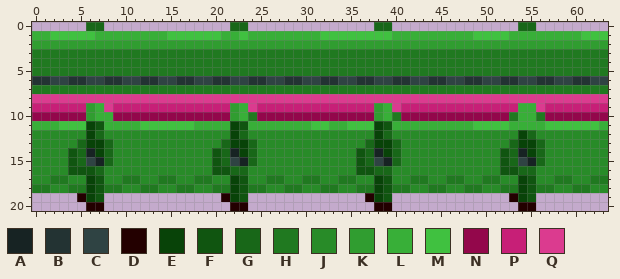
Pixel-art sprite -- resources/g2/track/looping/brake_horizontal.png. The picture above is the old version.
The file is 64x21 pixels.
Palette (. is transparent): A #172323  B #233333  C #2f4343  D #230000  E #084308  F #105510  G #186718  H #207920  J #288b28  K #309d30  L #38af38  M #40c140  N #93074b  P #c71f77  Q #db3b8f
Pixels before, first column x 0:
 0 ......GG..............GG..............GG..............GG........
 1 LLMMMMMLLLLLLLLMMMMMMLLMLLLLLLLLMMMMMMMMLLLLLLLLLMMMMLLLLLLLLMMM
 2 KKKKKKKKKKKKKKKKKKKKKKKKKKKKKKKKKKKKKKKKKKKKKKKKKKKKKKKKKKKKKKKK
 3 HHHHHHHHHHHHHHHHHHHHHHHHHHHHHHHHHHHHHHHHHHHHHHHHHHHHHHHHHHHHHHHH
 4 HHHHHHHHHHHHHHHHHHHHHHHHHHHHHHHHHHHHHHHHHHHHHHHHHHHHHHHHHHHHHHHH
 5 HHHHHHHHHHHHHHHHHHHHHHHHHHHHHHHHHHHHHHHHHHHHHHHHHHHHHHHHHHHHHHHH
 6 BBCCBBCCBBCCBBCCBBCCBBCCBBCCBBCCBBCCBBCCBBCCBBCCBBCCBBCCBBCCBBCC
 7 HHHHHHHHHHHHHHHHHHHHHHHHHHHHHHHHHHHHHHHHHHHHHHHHHHHHHHHHHHHHHHHH
 8 QQQQQQQQQQQQQQQQQQQQQQQQQQQQQQQQQQQQQQQQQQQQQQQQQQQQQQQQQQQQQQQQ
 9 PPPPPPKLQPPPPPPPPPPPPPKLQPPPPPPPPPPPPPKLQPPPPPPPPPPPPPLLQPPPPPPP
10 NNNNNNKLLNNNNNNNNNNNNNKLHNNNNNNNNNNNNNKLHNNNNNNNNNNNNHLLHNNNNNNN
11 LLLMMMEFLLLLMMMMMMLLLLEFLLLLLLLMMLLMMMEFLLLLLLLLLMMMMLLLLMMMMMML
12 JJJJJJEGJJJJJJJJJJJJJJEGJJJJJJJJJJJJJJEGJJJJJJJJJJJJJJEGJJJJJJJJ
13 JJJJJGEEGJJJJJJJJJJJJGEEGJJJJJJJJJJJJGEEGJJJJJJJJJJJJGEEGJJJJJJJ
14 JJJJFGAEGJJJJJJJJJJJFGAEGJJJJJJJJJJJFGAEGJJJJJJJJJJJFGAEGJJJJJJJ
15 JJJJFGCAGJJJJJJJJJJJFGCAGJJJJJJJJJJJFGCAGJJJJJJJJJJJFGCAGJJJJJJJ
16 JJJJFFFGJJJJJJJJJJJJFFGGJJJJJJJJJJJJFFGGJJJJJJJJJJJJFFGGJJJJJJJJ
17 JJHHJJEFJJHHJJHHJJHHJJEFJJHHJJHHJJHHJJEFJJHHJJHHJJHHJJEFJJHHJJHH
18 HHJJHHEFHHJJHHJJHHJJHHEFHHJJHHJJHHJJHHEFHHJJHHJJHHJJHHEFHHJJHHJJ
19 .....DEF.............DEF.............DEF.............DEF........
20 ......DD..............DD..............DD..............DD........
Once edited:
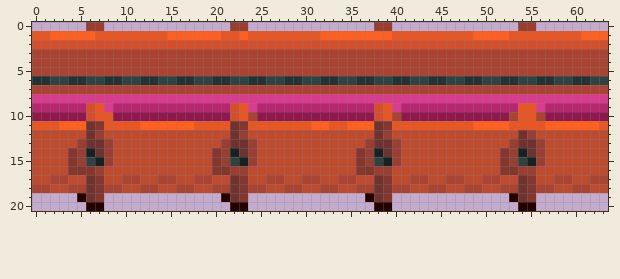
Change:
colour E: #084308 -> #6f332f
colour F: #105510 -> #83372f
colour G: #186718 -> #973f33
colour H: #207920 -> #ab4333
colour J: #288b28 -> #bf4b2f
colour K: #309d30 -> #d34f2b
colour L: #38af38 -> #e75723
colour M: #40c140 -> #ff5f1f
colour N: #93074b -> #8f174f
colour P: #c71f77 -> #b7276f
Changed places in both pictures, as pixel boxes (x1, y1, x2, y2):
changed: (32, 22, 608, 202)
